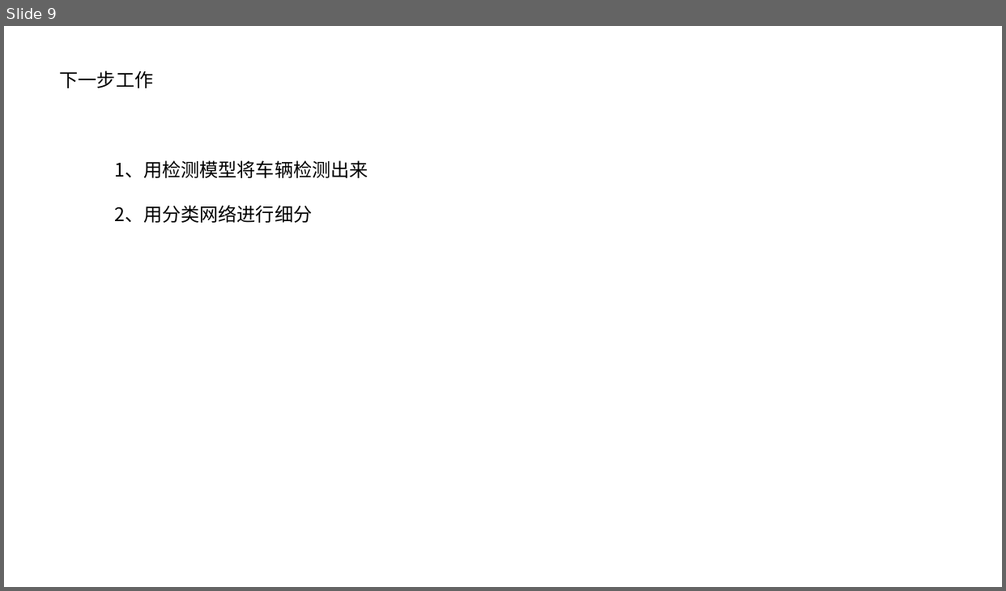
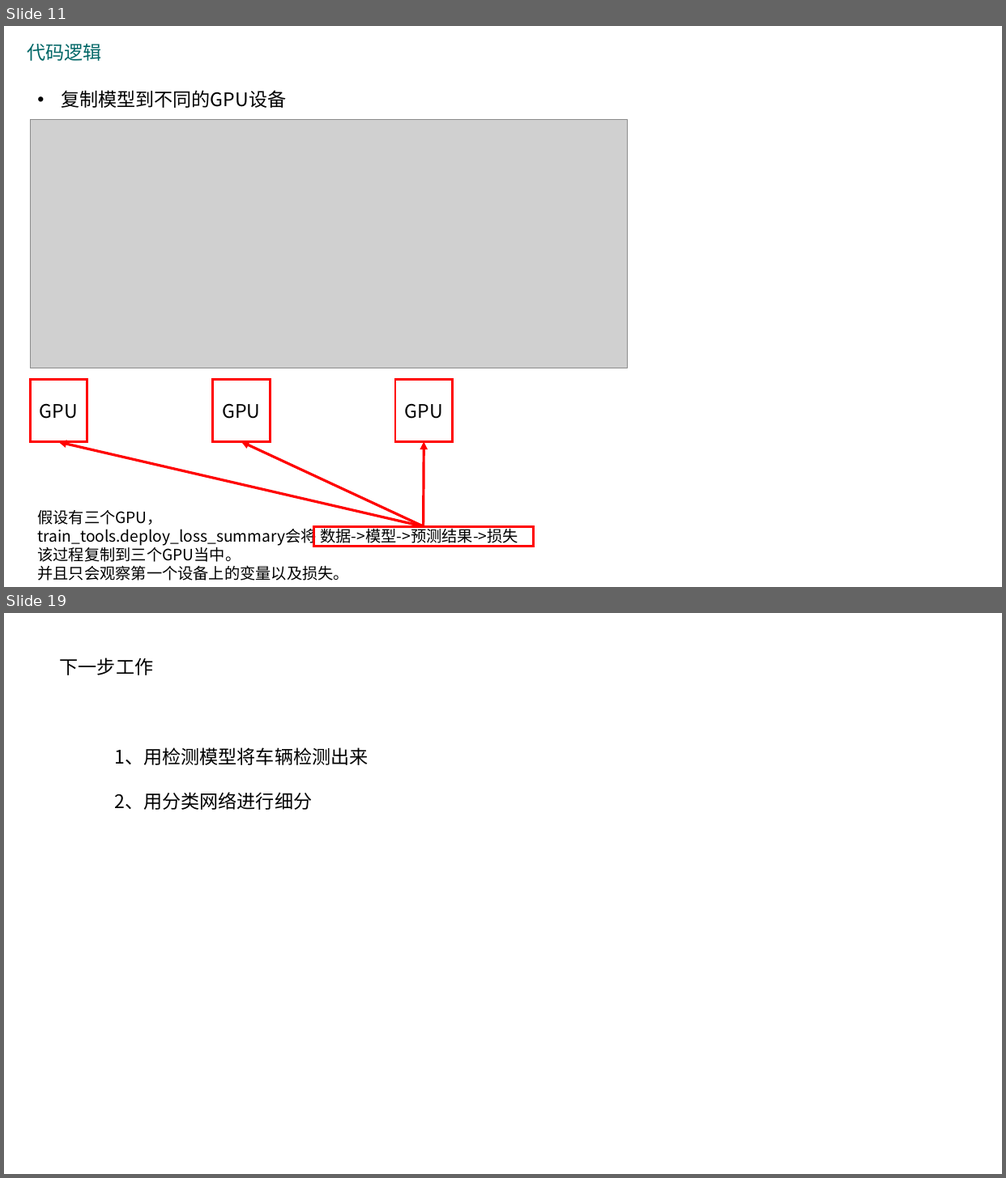
Before and after one commit to 1274085042/VehicleDetection, a slide deck: example/车辆检测.pptx. Shown one above the other, each under a label of ours: slide 9 before the commit, slides 11 and 19 after it; the slides between them are not shown. The pictures are 1006x591 and 1006x1178 pixels, drawn with LibreOffice and Linux fonts; fonts in the diff are those of the drawing; grey boxes stand for pictures. Boxes give left, top, right and bottom in pixels: in the first picture for what was removed or moved away, otherwise in the second. Text is boxed around its words. In the diff, an @@ line names an element or a change of style, - is before the commit and + after.

```diff
--- a/example/车辆检测.pptx
+++ b/example/车辆检测.pptx
@@ slide 11 added at [4, 26, 1002, 587], background #FFFFFF @@
@@ text added at [27, 43, 101, 61], 18 pt, text #006666 @@
+代码逻辑
@@ text added at [61, 90, 286, 108], 18 pt, text #000000 @@
+• 复制模型到不同的GPU设备
@@ picture added at [30, 120, 628, 368] @@
@@ group added at [30, 379, 534, 581]: 4 rectangles, 3 arrows, 1 text @@
+GPU
+GPU
+GPU
+假设有三个GPU，
+train_tools.deploy_loss_summary会将 数据->模型->预测结果->损失
+该过程复制到三个GPU当中。
+并且只会观察第一个设备上的变量以及损失。
@@ what was slide 9 is now slide 19 @@
```
Also in this commit, not shown: 3 slides changed, 13 other slides added, 4 slides removed, 36 other files.
